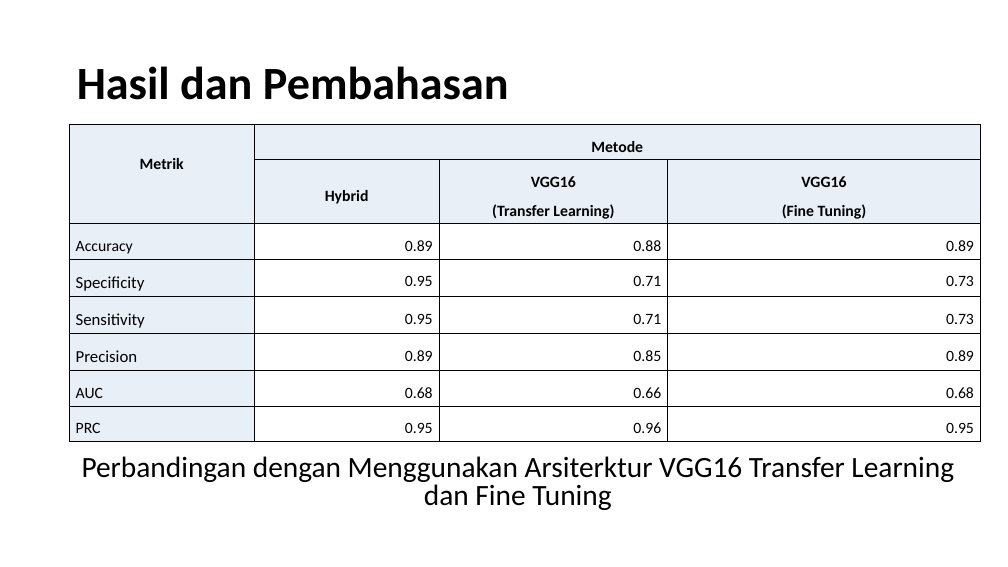
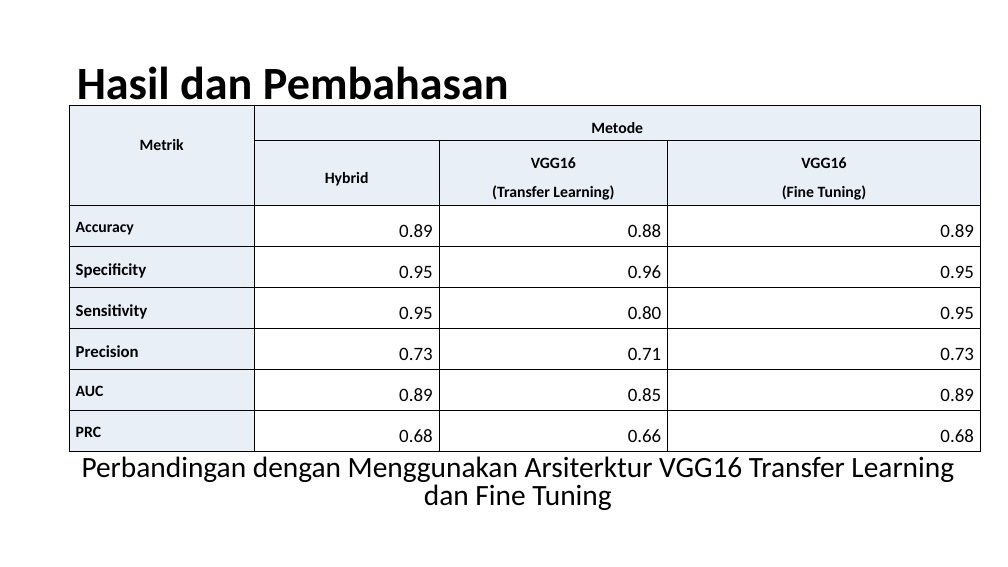
Before and after one commit to ruman1609/final_project_kecerdasan_komputasi, a slide deck: slide 15 of Report/FPv1.pptx. Drawn at 1008x567 pixels with LibreOffice and Linux fonts; fonts in the diff are those of the drawing; background and template pictures are left out. Boxes give left, top, right and bottom in pixels: in the first picture for what was removed or moved away, otherwise in the second. Text is boxed around its words. In the diff, an @@ line names an element or a change of style, - is before the commit and + after.

```diff
--- a/Report/FPv1.pptx
+++ b/Report/FPv1.pptx
@@ table at [70,106,982,446] @@
-row 4, column 3: 0.71
+row 4, column 3: 0.96
-row 4, column 4: 0.73
+row 4, column 4: 0.95
-row 5, column 3: 0.71
+row 5, column 3: 0.80
-row 5, column 4: 0.73
+row 5, column 4: 0.95
-row 6: Precision | 0.89 | 0.85 | 0.89
+row 6: Precision | 0.73 | 0.71 | 0.73
-row 7: AUC | 0.68 | 0.66 | 0.68
+row 7: AUC | 0.89 | 0.85 | 0.89
-row 8: PRC | 0.95 | 0.96 | 0.95
+row 8: PRC | 0.68 | 0.66 | 0.68
@@ bold on in "Accuracy", "Specificity", "Sensitivity", "Precision" and 2 more places @@
@@ size 15 to 18 pt in "0.89", "0.88", "0.89", "0.95" and 1 more places @@
@@ table: place and size @@
-table at [70,124,982,437]
+table at [70,106,982,446]
```
Also in this commit, not shown: 4 other slides changed, 8 other files.
